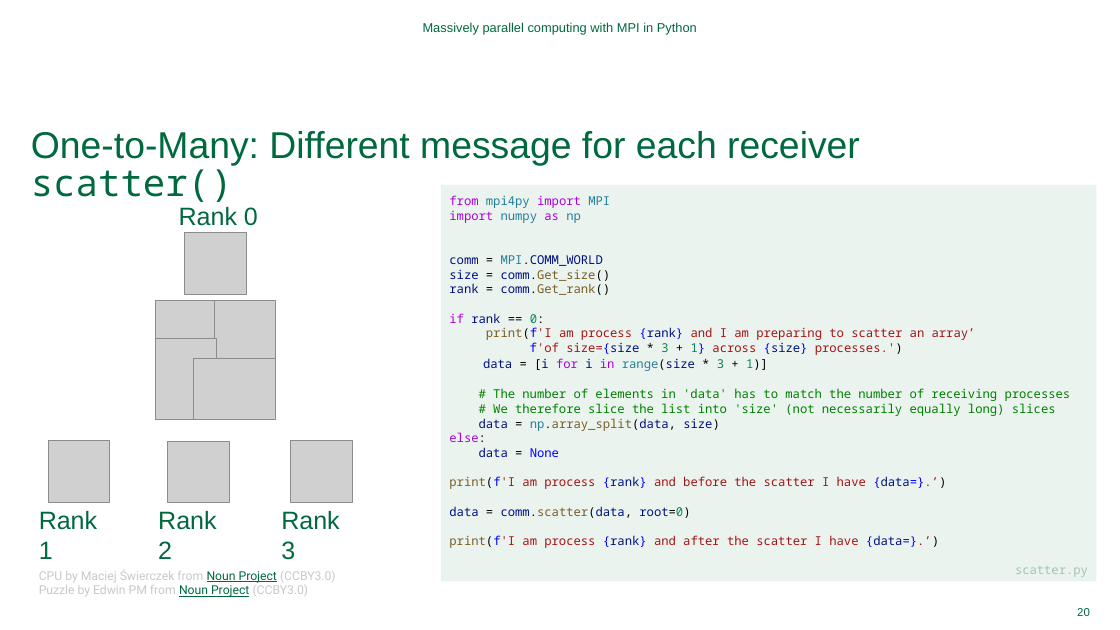
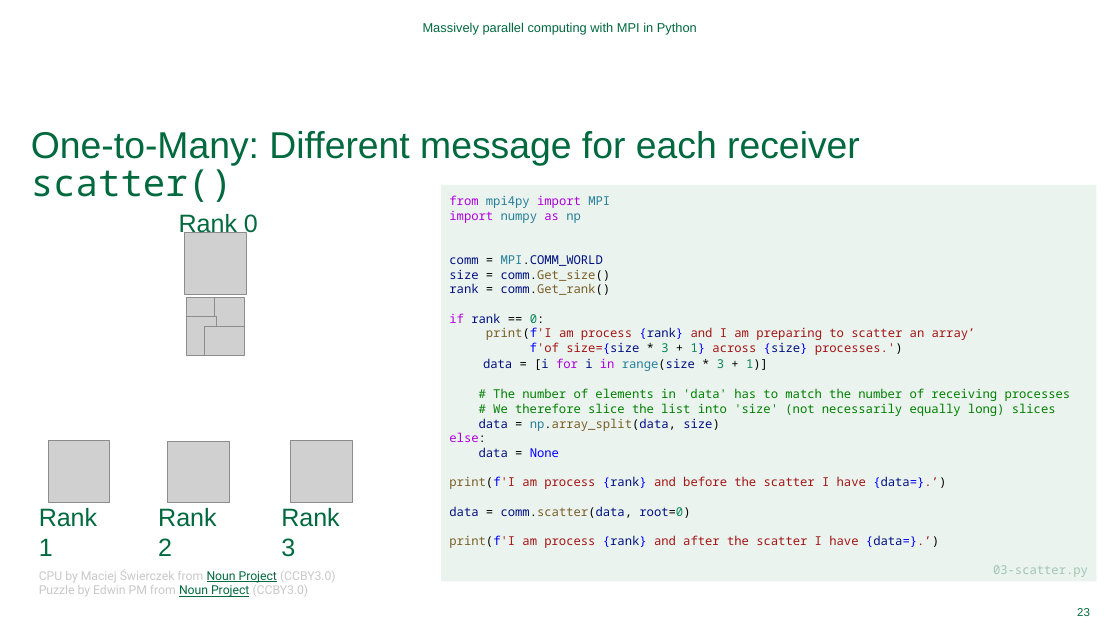
Before and after one commit to Dartmouth-Libraries/distributed-computing-with-python-and-mpi, a slide deck: slide 23 of ppt/Distributed-Computing-with-MPI.pptx (slide 20 before the commit). Drawn at 1120x630 pixels with LibreOffice and Linux fonts; fonts in the diff are those of the drawing; grey boxes stand for pictures; background and template pictures are left out. Boxes give left, top, right and bottom in pixels: in the first picture for what was removed or moved away, otherwise in the second. Text is boxed around its words. In the diff, an @@ line names an element or a change of style, - is before the commit and + after.

```diff
--- a/ppt/Distributed-Computing-with-MPI.pptx
+++ b/ppt/Distributed-Computing-with-MPI.pptx
@@ text "Rank 0" rewrapped from (179,207,258,226) to (179,214,258,237) @@
@@ picture: place and size @@
-picture at (155,300,237,361)
+picture at (187,298,226,328)
@@ picture: place and size @@
-picture at (214,300,276,381)
+picture at (215,297,245,337)
@@ picture: place and size @@
-picture at (155,338,217,419)
+picture at (187,316,216,355)
@@ picture: place and size @@
-picture at (194,359,276,420)
+picture at (205,326,245,355)
@@ text in rectangle at (993,565,1088,577): text changed @@
-scatter.py
+03-scatter.py
@@ page number at (1077,608,1090,616): text changed @@
-20
+23
```
Also in this commit, not shown: 11 other slides changed, 9 slides added.
